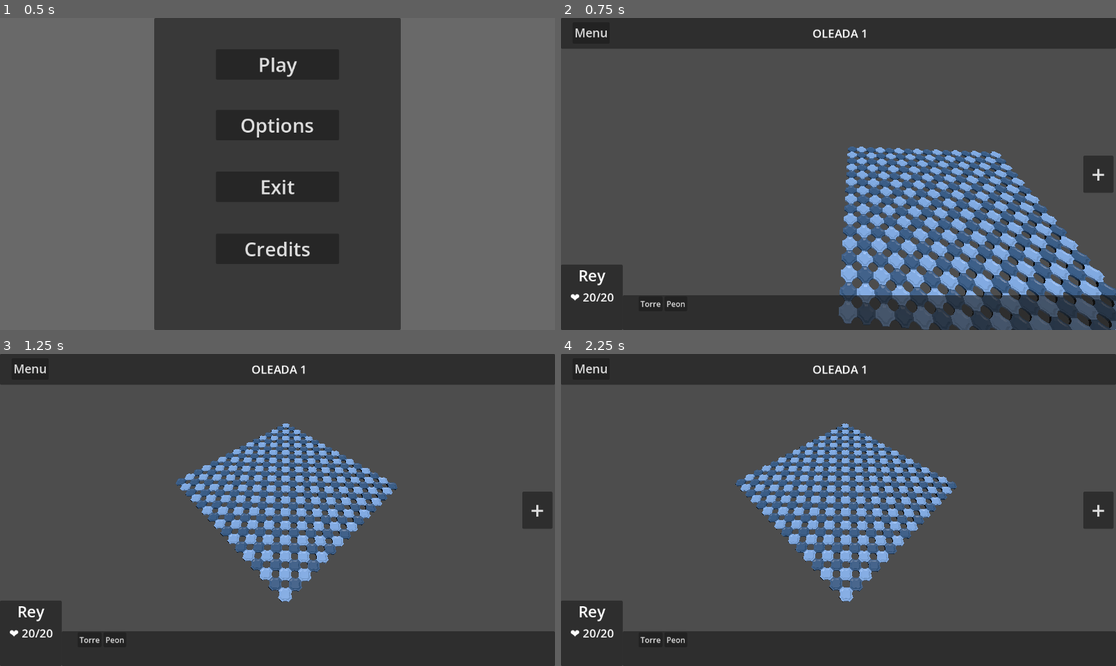
Above: before the commit, frames 1-4 (two rows, left to right).
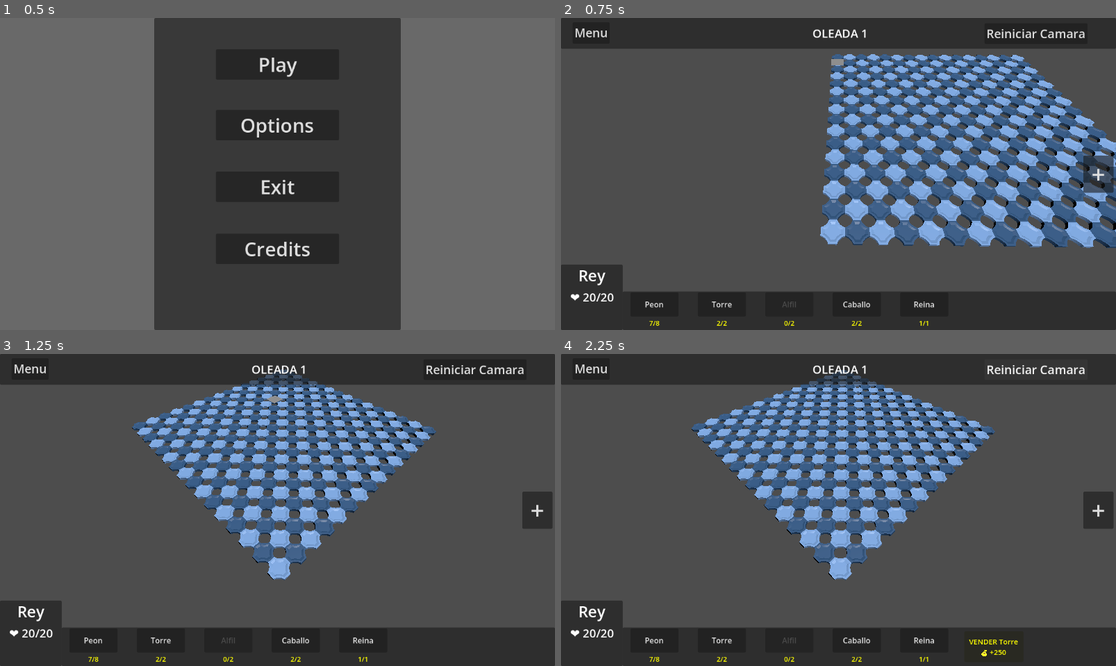
Above: after the commit, the same moments.

Repository: lu8dcf/zancho
Game: Godot game, scene res://scenes/ui/main.tscn
The game is run twice, just before and just after one commit, with the same random seed, the same clock (stepped at 60 frames per second) and the same inputs.
Inputs (mouse positions are in pixels of both pictures, inside the frame that each line leads up to):
- Up to frame 1 (0.5 s): no input
- Up to frame 2 (0.75 s): click "Play" at 0.5 s
- Up to frame 3 (1.25 s): no input
- Up to frame 4 (2.25 s): click "Torre" at 1.25 s; click (1038, 369) at 2 s, where only the run after the commit has a clickable "Reiniciar Camara"

Frame 1 is identical in both runs. In frame 2, 33% of the frame differs, in the area x 11-100%, y 3-100%; in frame 3, 18%; in frame 4, 18%.

Commit message:
corregido muhcos errores del hud

Diff:
--- a/project.godot
+++ b/project.godot
@@ -20,6 +20,7 @@
 [autoload]
 
 globalJuego="*uid://ddgt0astfx6o4"
+economia="*uid://bx3m3e00xreoa"
 
 [input]
 
--- a/scenes/levels/camera_3d.gd
+++ b/scenes/levels/camera_3d.gd
@@ -26,7 +26,6 @@
 	add_to_group("camara_principal")
 		# Configurar posición inicial
 	posicion_objetivo = centro_tablero
-
 	# Aplicar rotación inicial
 	rotation_degrees = Vector3(rotacion_actual.x, rotacion_actual.y, 0)
 
@@ -43,17 +42,19 @@
 		return gestor_tablero.obtener_centro_tablero()
 
 	# Si no se encuentra, usar posición por defecto para tablero 16x16
-	return Vector3(-1.05, 20, 29.56)
+	return Vector3(0.45, 7.19, 29.32)
 
 func _input(evento):
 	if Input.is_key_pressed(KEY_SPACE):
-		print("centro: ", centro_tablero)
+
 		var info_texto = "CÁMARA DEBUG\n"
 		info_texto += "Posición: " + str(position.snapped(Vector3(0.01, 0.01, 0.01))) + "\n"
 		info_texto += "Rotación: " + str(rotation_degrees.snapped(Vector3(0.1, 0.1, 0.1))) + "\n"
 		info_texto += "Objetivo: " + str(posicion_objetivo.snapped(Vector3(0.01, 0.01, 0.01))) + "\n"
 		info_texto += "Zoom: " + str(zoom_actual).pad_decimals(1) + "\n"
 		print(info_texto)
+		posicion_objetivo = centro_tablero
+
 
 	# Manejar zoom con rueda del mouse
 	if evento is InputEventMouseButton:
@@ -99,31 +100,55 @@
 	# NOTA: En Godot, FORWARD es -Z, BACK es +Z, RIGHT es +X, LEFT es -X
 	if Input.is_key_pressed(KEY_W) or Input.is_key_pressed(KEY_UP):
 		direccion_movimiento.z -= 1.0  # Adelante
-	if Input.is_key_pressed(KEY_S) or Input.is_key_pressed(KEY_DOWN):
-		direccion_movimiento.z += 1.0  # Atrás
-	if Input.is_key_pressed(KEY_A) or Input.is_key_pressed(KEY_LEFT):
-		direccion_movimiento.x -= 1.0  # Izquierda
-	if Input.is_key_pressed(KEY_D) or Input.is_key_pressed(KEY_RIGHT):
-		direccion_movimiento.x += 1.0  # Derecha
-
-	# Velocidad aumentada con Shift
+	#if Input.is_key_pressed(KEY_S) or Input.is_key_pressed(KEY_DOWN):
+		#direccion_movimiento.z += 1.0  # Atrás
+	#if Input.is_key_pressed(KEY_A) or Input.is_key_pressed(KEY_LEFT):
+		#direccion_movimiento.x -= 1.0  # Izquierda
+	#if Input.is_key_pressed(KEY_D) or Input.is_key_pressed(KEY_RIGHT):
+		#direccion_movimiento.x += 1.0  # Derecha
+
+	if direccion_movimiento.length() <= 0:
+		return
+
+	# Normalizar dirección
+	direccion_movimiento = direccion_movimiento.normalized()
+
+	# Velocidad con Shift
 	var velocidad_actual = velocidad_movimiento
 	if Input.is_key_pressed(KEY_SHIFT):
 		velocidad_actual *= 2.5
 
-	# Aplicar movimiento si hay dirección
-	if direccion_movimiento.length() > 0:
-		direccion_movimiento = direccion_movimiento.normalized()
-
-		# CORRECCIÓN: Transformar la dirección según la rotación Y de la cámara
-		var angulo_y = deg_to_rad(rotacion_actual.y)
-		var direccion_rotada = Vector3(
-			direccion_movimiento.x * cos(angulo_y) + direccion_movimiento.z * sin(angulo_y),
-			0,
-			-direccion_movimiento.x * sin(angulo_y) + direccion_movimiento.z * cos(angulo_y)
-		)
-
-		posicion_objetivo += direccion_rotada * velocidad_actual * delta
+	# CORRECCIÓN: Transformar dirección según rotación de cámara
+	# Obtener vectores de dirección de la cámara
+	var forward = global_transform.basis.z  # Hacia donde mira la cámara
+	var right = global_transform.basis.x    # Derecha de la cámara
+
+	# Proyectar sobre el plano horizontal (ignorar Y)
+	forward.y = 0
+	right.y = 0
+	forward = forward.normalized()
+	right = right.normalized()
+
+	var direccion_mundo = Vector3.ZERO
+
+	# Adelante / Atrás (W/S)
+	if direccion_movimiento.z > 0:  # W - Adelante
+		direccion_mundo += forward
+	elif direccion_movimiento.z < 0:  # S - Atrás
+		direccion_mundo -= forward
+
+	# Izquierda / Derecha (A/D)
+	if direccion_movimiento.x < 0:  # A - Izquierda
+		direccion_mundo -= right
+	elif direccion_movimiento.x > 0:  # D - Derecha
+		direccion_mundo += right
+
+	# Normalizar para movimiento diagonal consistente
+	if direccion_mundo.length() > 0:
+		direccion_mundo = direccion_mundo.normalized()
+
+	# Aplicar movimiento
+	posicion_objetivo += direccion_mundo * velocidad_actual * delta
 
 func actualizar_posicion_camara(delta):
 	var angulo_h = deg_to_rad(rotacion_actual.y)
--- a/scenes/ui/hud.gd
+++ b/scenes/ui/hud.gd
@@ -13,20 +13,24 @@
 # panel de la tienda
 @onready var tienda_boton = $Control/BotonTienda
 @onready var tienda_contenido = $Control/PanelTienda
-@onready var tienda_botones = $Control/PanelTienda/PanelContainer
+@onready var tienda_botones = $Control/PanelTienda/ContenedorTienda
 @onready var monedas_label = $Control/PanelTienda/monedas
+
+#señales
+signal reiniciarCamara()
 
 func _ready():
 	# ocultar la tienda
 	tienda_contenido.visible = false
 	# Conectar las señales globales para actualizar la UI automáticamente
-	globalJuego.monedas_cambiadas.connect(_actualizar_monedas)
+	economia.monedas_cambiadas.connect(_actualizar_monedas)
+
 	globalJuego.vidas_cambiadas.connect(_actualizar_vidas)
 	globalJuego.oleada_cambiada.connect(_actualizar_oleada)
 	#globalJuego.tienda_estado_cambiado.connect(_actualizar_tienda)
 
 	# Actualizar valores iniciales
-	_actualizar_monedas(globalJuego.monedas)
+	_actualizar_monedas(economia.monedas_actual)
 	_actualizar_vidas(globalJuego.vidas)
 	_actualizar_oleada(globalJuego.oleada_actual)
 
@@ -53,3 +57,7 @@
 
 func _on_boton_menu_pressed() -> void:
 	get_tree().change_scene_to_file("res://scenes/ui/main.tscn")
+
+
+func _on_boton_reiniciar_camara_pressed() -> void:
+	print("hola, trabajo en esto")
--- a/scenes/ui/hud.tscn
+++ b/scenes/ui/hud.tscn
@@ -52,6 +52,22 @@
 theme_override_font_sizes/font_size = 25
 text = "Menu"
 
+[node name="BotonReiniciarCamara" type="Button" parent="Control/PanelSuperior" unique_id=482577221]
+layout_mode = 1
+anchors_preset = 6
+anchor_left = 1.0
+anchor_top = 0.5
+anchor_right = 1.0
+anchor_bottom = 0.5
+offset_left = -136.0
+offset_top = -21.5
+offset_right = -59.0
+offset_bottom = 21.5
+grow_horizontal = 0
+grow_vertical = 2
+theme_override_font_sizes/font_size = 25
+text = "Reiniciar Camara"
+
 [node name="PanelInferior" type="Panel" parent="Control" unique_id=1024435106]
 layout_mode = 1
 anchors_preset = 12
@@ -59,7 +75,7 @@
 anchor_right = 1.0
 anchor_bottom = 1.0
 offset_left = 128.0
-offset_top = -72.0
+offset_top = -80.0
 grow_horizontal = 2
 grow_vertical = 0
 script = ExtResource("3_8qguk")
@@ -69,12 +85,28 @@
 anchors_preset = 15
 anchor_right = 1.0
 anchor_bottom = 1.0
-offset_left = 33.0
+offset_left = 16.0
 offset_top = 2.0
-offset_right = -324.0
-grow_horizontal = 2
-grow_vertical = 2
-columns = 8
+offset_right = -320.0
+grow_horizontal = 2
+grow_vertical = 2
+columns = 5
+
+[node name="BotonVender" type="Button" parent="Control/PanelInferior" unique_id=1026515966]
+layout_mode = 1
+anchors_preset = 6
+anchor_left = 1.0
+anchor_top = 0.5
+anchor_right = 1.0
+anchor_bottom = 0.5
+offset_left = -315.0
+offset_top = -32.0
+offset_right = -192.0
+offset_bottom = 32.0
+grow_horizontal = 0
+grow_vertical = 2
+theme_override_font_sizes/font_size = 15
+text = "Vender"
 
 [node name="PanelRey" type="Panel" parent="Control" unique_id=1017658866]
 layout_mode = 0
@@ -176,4 +208,6 @@
 text = " + "
 
 [connection signal="pressed" from="Control/PanelSuperior/BotonMenu" to="." method="_on_boton_menu_pressed"]
+[connection signal="pressed" from="Control/PanelSuperior/BotonReiniciarCamara" to="." method="_on_boton_reiniciar_camara_pressed"]
+[connection signal="pressed" from="Control/PanelInferior/BotonVender" to="Control/PanelInferior" method="_on_boton_vender_pressed"]
 [connection signal="pressed" from="Control/BotonTienda" to="." method="_on_button_tienda_pressed"]
--- a/scenes/ui/panel_inferior.gd
+++ b/scenes/ui/panel_inferior.gd
@@ -3,48 +3,122 @@
 
 # panel inferior
 @onready var contenedor_piezas =$ContenedorInventario
+@onready var boton_vender_pieza = $BotonVender
 
 
+# almacena la pieza qe se selecciono
+var pieza_seleccionada_actual: Dictionary = {}
+var valor = 0
 
 func _ready():
+	boton_vender_pieza.visible =false
+
+	espaciado()
 	_crear_botones_piezas_inventario()
+	economia.pieza_comprada.connect(_actualizar_inventario)
 
 
+	# Actualizar valores iniciales
+	_actualizar_inventario(economia.inventario_actual)
 
+
+func _actualizar_inventario(pieza_nueva) -> void:
+	_crear_botones_piezas_inventario()
 # Funcion de botones
 
+func espaciado():
+	# Configurar espaciado para tienda
+	if contenedor_piezas and contenedor_piezas is GridContainer:
+		# Espaciado horizontal y vertical entre botones
+		contenedor_piezas.add_theme_constant_override("h_separation", 40)
+		contenedor_piezas.add_theme_constant_override("v_separation", 15)
+
+
 func _crear_botones_piezas_inventario() -> void:
-	for pieza in globalJuego.piezas_inventario:
-		# Crear un botón nuevo
+	for hijo in contenedor_piezas.get_children():
+		hijo.queue_free()
+
+	for pieza in economia.inventario_actual:
+		# Crear contenedor vertical para botón + label
+		var contenedor_boton = VBoxContainer.new()
+		contenedor_boton.alignment = BoxContainer.ALIGNMENT_CENTER
+
+		# Crear botón
 		var boton = Button.new()
-
-		# Configurar el texto del botón
 		boton.text = pieza["nombre"]
-
-		# Guardar datos de la pieza en el botón (para saber qué torre es)
+		boton.custom_minimum_size = Vector2(100, 50)
 		boton.set_meta("nombre", pieza["nombre"])
 
-		# Conectar la señal de click
+		# Crear label de cantidad
+		var texto_cant = Label.new()
+		texto_cant.text = str(pieza["cantidad"]) + "/" + str(pieza["max"])
+		texto_cant.horizontal_alignment = HORIZONTAL_ALIGNMENT_CENTER
+		texto_cant.add_theme_color_override("font_color", Color(1, 1, 0))
+		texto_cant.add_theme_font_size_override("font_size", 14)
+
+		# Deshabilitar botón si cantidad es 0
+		if pieza["cantidad"] == 0:
+			boton.disabled = true
+			boton.modulate = Color(0.5, 0.5, 0.5, 1)
+		else:
+			boton.disabled = false
+			boton.modulate = Color(1, 1, 1, 1)
+
+		# Conectar señal
 		boton.pressed.connect(_on_pieza_clicked.bind(pieza))
 
-		# Agregar el botón al contenedor
-		contenedor_piezas.add_child(boton)
+		# Añadir al contenedor
+		contenedor_boton.add_child(boton)
+		contenedor_boton.add_child(texto_cant)
+		contenedor_piezas.add_child(contenedor_boton)
 
-# logica de botones
-func _on_pieza_comprar_clicked(pieza: Dictionary) -> void:
-	if globalJuego.monedas >= pieza["precio"]:
-		print("✅ Seleccionaste: ", pieza["nombre"])
-		print("💰 Precio: ", pieza["precio"])
-		globalJuego.comprar_pieza(pieza)
-		# SEÑAL AL JUEGO 3D PARA COLOCAR LA PIEZA
-		# emit_signal("torre_seleccionada", pieza["tipo"], pieza["precio"])
-	else:
-		print("❌ No tienes suficiente dinero para ", pieza["nombre"])
-		print("💰 Necesitas: ", pieza["precio"], " | Tienes: ", globalJuego.monedas)
+# ejemplo de inventario
+#
+#var inventario_actual = [
+	#{"nombre": "Peon", "cantidad":8},
+	#{"nombre": "Torre", "cantidad":2},
+	#{"nombre": "Alfil",  "cantidad":2},
+	#{"nombre": "Caballo", "cantidad":2},
+	#{"nombre": "Reina", "cantidad":1}
+#]
 
 func _on_pieza_clicked(pieza: Dictionary) -> void:
-	print("clickeando")
+	boton_vender_pieza.visible = true
+
+	pieza_seleccionada_actual = pieza
+	if boton_vender_pieza:
+		_resaltar_boton(boton_vender_pieza, false)
+		valor = _obtener_valor_reventa(pieza["nombre"])
+		boton_vender_pieza.text = "VENDER " + pieza["nombre"] + "\n💰 +" + str(valor)
+
+	_resaltar_boton(boton_vender_pieza, true)
+
+
+func _resaltar_boton(boton_vender_pieza: Button, resaltar: bool):
+	if resaltar:
+		boton_vender_pieza.modulate = Color(1.5, 1.5, 1, 1)  # Más brillante
+		boton_vender_pieza.add_theme_color_override("font_color", Color(1, 1, 0))
+	else:
+		boton_vender_pieza.modulate = Color(1, 1, 1, 1)
+		boton_vender_pieza.add_theme_color_override("font_color", Color(1, 1, 1))
 
 
 func _on_boton_menu_pressed() -> void:
 	get_tree().change_scene_to_file("res://scenes/ui/main.tscn")
+
+#var valor_reventa = {
+	#"Peon": 80,
+	#"Torre": 250,
+	#"Alfil": 150,
+	#"Caballo": 175,
+	#"Reina": 600
+#}
+func _on_boton_vender_pressed() -> void:
+	if economia.has_method("vender_pieza"):
+		economia.vender_pieza(pieza_seleccionada_actual,valor)
+		boton_vender_pieza.visible=false
+
+
+func _obtener_valor_reventa(nombre_pieza: String) -> int:
+	# Buscar en el diccionario de valores de reventa
+	return economia.valor_reventa.get(nombre_pieza, 0)
--- a/scenes/ui/panel_tienda.gd
+++ b/scenes/ui/panel_tienda.gd
@@ -8,11 +8,12 @@
 
 func _ready():
 	# Conectar las señales globales para actualizar la UI automáticamente
-	globalJuego.monedas_cambiadas.connect(_actualizar_monedas)
+	economia.monedas_cambiadas.connect(_actualizar_monedas)
+	economia.pieza_vendida.connect(_crear_botones_piezas_tienda)
 
 
 	# Actualizar valores iniciales
-	_actualizar_monedas(globalJuego.monedas)
+	_actualizar_monedas(economia.monedas_actual)
 
 	configurar_tienda()
 
@@ -27,7 +28,7 @@
 	# Configurar espaciado para tienda
 	if tienda_botones and tienda_botones is GridContainer:
 		# Espaciado horizontal y vertical entre botones
-		tienda_botones.add_theme_constant_override("h_separation", 15)
+		tienda_botones.add_theme_constant_override("h_separation", 40)
 		tienda_botones.add_theme_constant_override("v_separation", 15)
 
 # Funcion de botones
@@ -36,7 +37,7 @@
 	for hijo in tienda_botones.get_children():
 		hijo.queue_free()
 
-	for pieza in globalJuego.piezas_disponibles_tienda:
+	for pieza in economia.piezas_disponibles_tienda:
 		# Crear un botón nuevo
 		var boton = Button.new()
 
@@ -56,24 +57,31 @@
 
 		# Conectar la señal de click
 		boton.pressed.connect(_on_pieza_comprar_clicked.bind(pieza))
+		if pieza["precio"] > economia.monedas_actual:
+			boton.disabled = true
+		if  _obtener_pieza_cant_max(pieza["nombre"]):
+			boton.disabled = true
+			boton.text = pieza["nombre"] + "\n" + str(pieza["precio"])+ "\n" + "MAX"
 
 		# Agregar el botón al contenedor
 		tienda_botones.add_child(boton)
 
+func _obtener_pieza_cant_max(nombre_pieza:String) -> bool:
+	var cantidad_actual = 0
+	for pieza in economia.inventario_actual:
+		if pieza["nombre"] == nombre_pieza and  pieza["cantidad"] == pieza["max"]:
+			return true
+	return false
+
+
 # logica de botones
 func _on_pieza_comprar_clicked(pieza: Dictionary) -> void:
-	if globalJuego.monedas >= pieza["precio"]:
-		print("✅ Seleccionaste: ", pieza["nombre"])
-		print("💰 Precio: ", pieza["precio"])
-		globalJuego.comprar_pieza(pieza)
+	if economia.monedas_actual >= pieza["precio"]:
+		economia.comprar_pieza(pieza)
 		# SEÑAL AL JUEGO 3D PARA COLOCAR LA PIEZA
 		# emit_signal("torre_seleccionada", pieza["tipo"], pieza["precio"])
-	else:
-		print("❌ No tienes suficiente dinero para ", pieza["nombre"])
-		print("💰 Necesitas: ", pieza["precio"], " | Tienes: ", globalJuego.monedas)
+		_crear_botones_piezas_tienda()
 
-func _on_pieza_clicked(pieza: Dictionary) -> void:
-	print("clickeando")
 
 
 func _on_boton_menu_pressed() -> void:
--- a/scripts/autoload/economia.gd
+++ b/scripts/autoload/economia.gd
@@ -1,6 +1,6 @@
 extends Node
 
-var esencia_actual : int = 200 # Esencia inicial para la Oleada 1
+var monedas_actual : int = 1200 # Esencia inicial para la Oleada 1
 var limite_piezas = {
 	"Peon": 8,
 	"Torre": 2,
@@ -8,21 +8,91 @@
 	"Caballo": 2,
 	"Reina": 1
 }
-
-var inventario_actual = {
-	"Peon": 0,
-	"Torre": 0,
-	"Alfil": 0,
-	"Caballo": 0,
-	"Reina": 0
+var valor_reventa = {
+	"Peon": 80,
+	"Torre": 250,
+	"Alfil": 150,
+	"Caballo": 175,
+	"Reina": 600
 }
 
-func puede_comprar(tipo_pieza, costo):
-	if esencia_actual >= costo and inventario_actual[tipo_pieza] < limite_piezas[tipo_pieza]:
-		return true
+var inventario_actual = [
+	{"nombre": "Peon", "cantidad":7,"max":8},
+	{"nombre": "Torre", "cantidad":2, "max":2},
+	{"nombre": "Alfil",  "cantidad":0, "max":2},
+	{"nombre": "Caballo", "cantidad":2, "max":2},
+	{"nombre": "Reina", "cantidad":1, "max":1}
+]
+
+var piezas_disponibles_tienda: Array = [
+	{"nombre": "Peon", "precio": 100},
+	{"nombre": "Torre", "precio": 500},
+	{"nombre": "Alfil", "precio": 300},
+	{"nombre": "Caballo", "precio": 350},
+	{"nombre": "Reina", "precio": 1200}
+]
+
+# señales para modificar el hud
+
+signal monedas_cambiadas(nuevas_monedas) # Emite el cambio de moneda
+signal pieza_comprada(nueva_pieza)  # Emite la pieza comprada
+signal inventario_actualizado(inventario) # Emite el inventario actualizado
+signal pieza_vendida()
+
+# funciones para modificar
+func añadir_monedas(cantidad: int) -> void:
+	monedas_actual += cantidad
+	emit_signal("monedas_cambiadas", monedas_actual)  # Notificar al HUD que cambió
+
+func comprar_pieza(pieza:Dictionary) -> bool:
+	# Verificar si hay suficiente dinero
+	if monedas_actual < pieza["precio"]:
+		return false
+
+	# Buscar la pieza en el inventario
+	for i in range(inventario_actual.size()):
+		if inventario_actual[i]["nombre"] == pieza["nombre"]:
+			# Verificar si no se ha alcanzado el límite
+			if inventario_actual[i]["cantidad"] >= inventario_actual[i]["max"]:
+				return false
+
+			# Realizar la compra
+			monedas_actual -= pieza["precio"]
+			inventario_actual[i]["cantidad"] += 1
+
+			#print("✅ Comprado: ", pieza["nombre"])
+			#print("📦 Nuevo inventario: ", inventario_actual[i]["cantidad"], "/", inventario_actual[i]["max"])
+			#print("💰 Monedas restantes: ", monedas_actual)
+
+			# Emitir señales en orden correcto
+			monedas_cambiadas.emit(monedas_actual)
+			pieza_comprada.emit(inventario_actual[i])  # Emitir la pieza actualizada
+			inventario_actualizado.emit(inventario_actual)
+
+			return true
 	return false
 
-func comprar_pieza(tipo_pieza, costo):
-	esencia_actual -= costo
-	inventario_actual[tipo_pieza] += 1
-	# Emitir señal para actualizar la UI de la tienda
+
+#func puede_comprar(tipo_pieza, costo):
+	#if monedas_actual >= costo and inventario_actual[tipo_pieza] < limite_piezas[tipo_pieza]:
+		#return true
+	#return false
+
+#func comprar_pieza(tipo_pieza, costo):
+	#monedas_actual -= costo
+	#inventario_actual[tipo_pieza] += 1
+	## Emitir señal para actualizar la UI de la tienda
+	#
+
+func vender_pieza(pieza:Dictionary, valor:int):
+	for i in range(inventario_actual.size()):
+		if inventario_actual[i]["nombre"] == pieza["nombre"]:
+			# Realizar la venta
+
+			inventario_actual[i]["cantidad"] -= 1
+			monedas_actual += valor
+
+			# Emitir señales
+			monedas_cambiadas.emit(monedas_actual)
+			pieza_comprada.emit(inventario_actual[i])  # Reutilizamos esta señal para actualizar UI
+			pieza_vendida.emit()
--- a/scripts/autoload/globalJuego.gd
+++ b/scripts/autoload/globalJuego.gd
@@ -4,36 +4,18 @@
 # Ejemplo: GameGlobal.monedas, GameGlobal.oleada_actual, etc.
 
 
-var monedas: int = 500           # dinero inicial para comprar torres
 var vidas: int = 20              # vidas del castillo/jugador
 var vidaMax: int = 20
 var oleada_actual: int = 1       # numero de oleada actual
 
-# Configuración de tienda
-
-var piezas_inventario: Array = [
-	{"nombre": "Torre"},
-	{"nombre": "Peon"}
-]
-
-var piezas_disponibles_tienda: Array = [
-	{"nombre": "Peon", "precio": 150, "cantidad":7},
-	{"nombre": "Torre", "precio": 100, "cantidad":2},
-	{"nombre": "Alfil", "precio": 200, "cantidad":2},
-	{"nombre": "Caballo", "precio": 180, "cantidad":2}
-]
-
 # estado de la tienda (si esta desplegada o no)
 var tienda_desplegada: bool = false
 
-
 # señales para modificar el hud
 
-signal monedas_cambiadas(nuevas_monedas)
 signal vidas_cambiadas(nuevas_vidas)
 signal oleada_cambiada(nueva_oleada)
 signal tienda_estado_cambiado(desplegada)
-
 
 
 func perder_vida(cantidad: int = 1) -> void:
